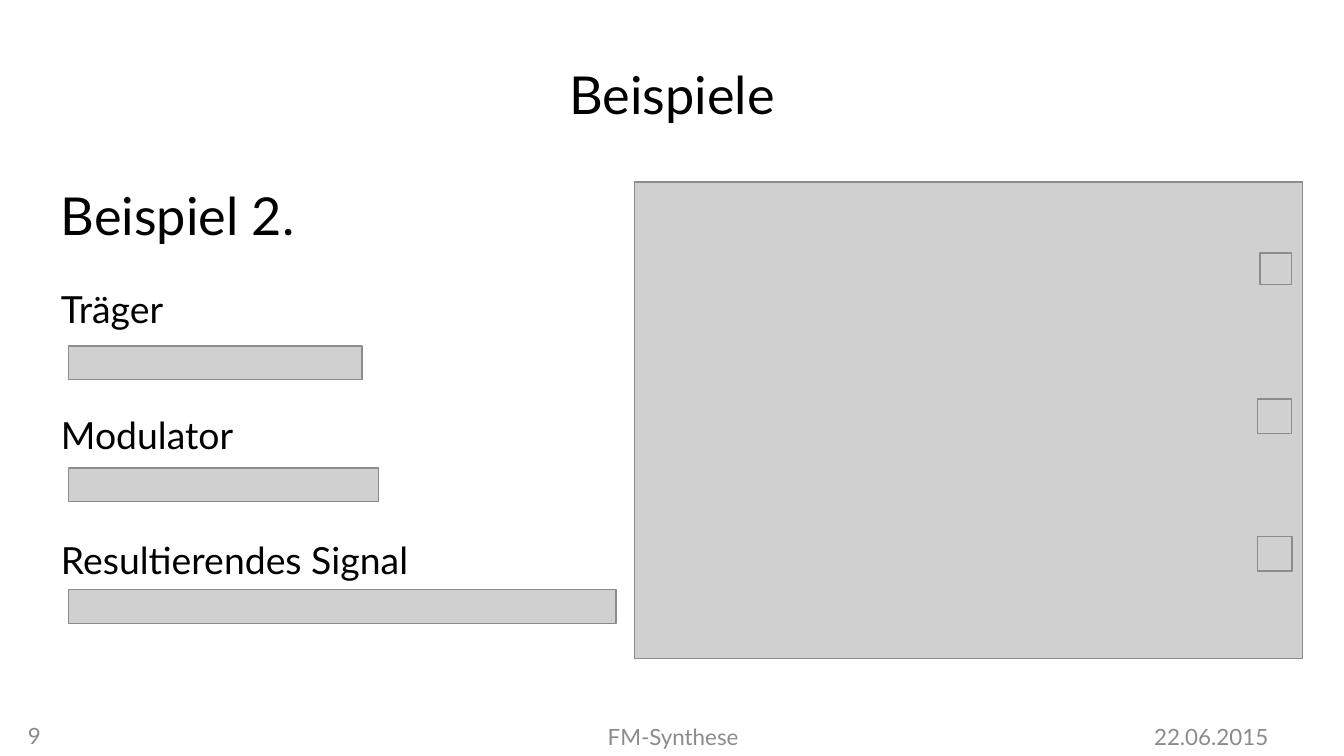
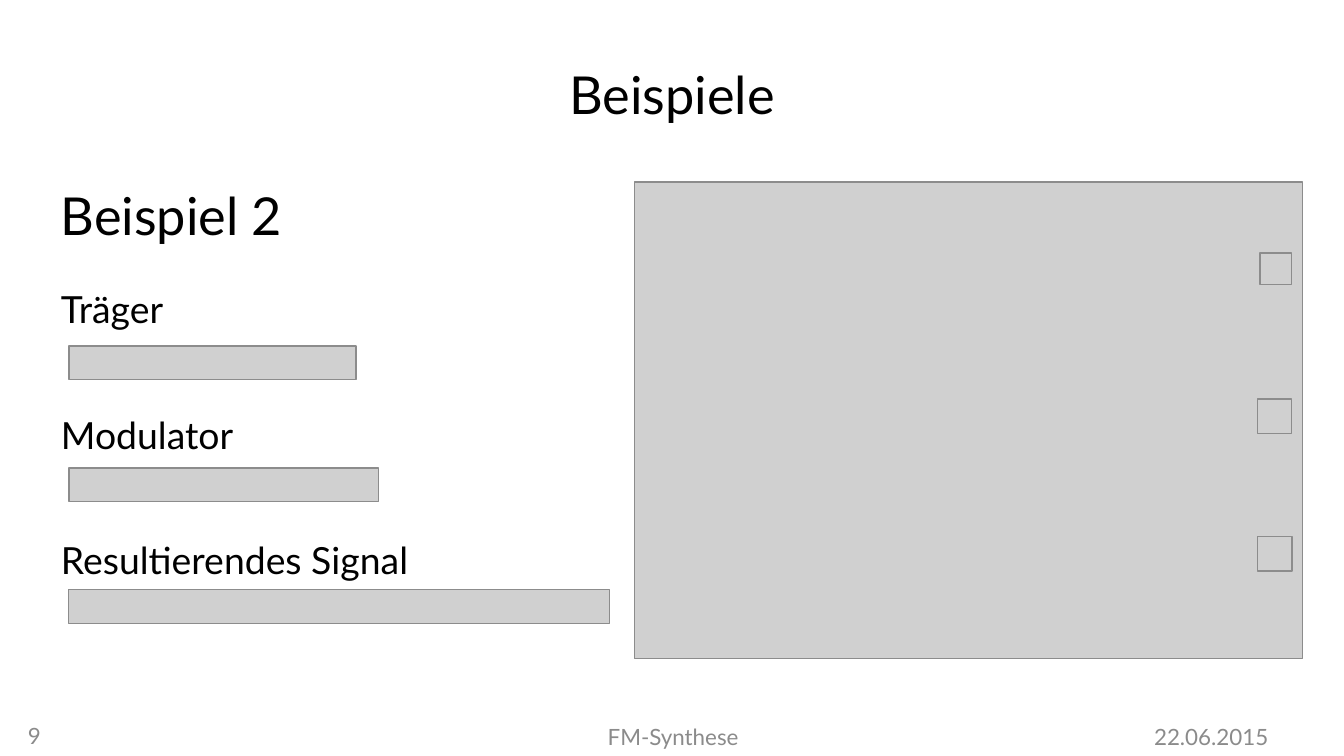
Before and after one commit to MBulli/VSeminar, a slide deck: slide 9 of Praesentation/FMSynthese-Julius.pptx. Drawn at 1344x756 pixels with LibreOffice and Linux fonts; fonts in the diff are those of the drawing; grey boxes stand for pictures; background and template pictures are left out. Boxes give left, top, right and bottom in pixels: in the first picture for what was removed or moved away, otherwise in the second. Text is boxed around its words. In the diff, an @@ line names an element or a change of style, - is before the commit and + after.

```diff
--- a/Praesentation/FMSynthese-Julius.pptx
+++ b/Praesentation/FMSynthese-Julius.pptx
@@ text at bbox=[61, 196, 282, 244]: text changed @@
-Beispiel 2.
+Beispiel 2
@@ picture: place and size @@
-picture at bbox=[69, 347, 362, 380]
+picture at bbox=[69, 347, 356, 380]
@@ picture: place and size @@
-picture at bbox=[69, 590, 616, 624]
+picture at bbox=[69, 590, 610, 624]
```
Also in this commit, not shown: 7 other slides changed, 1 other file.
